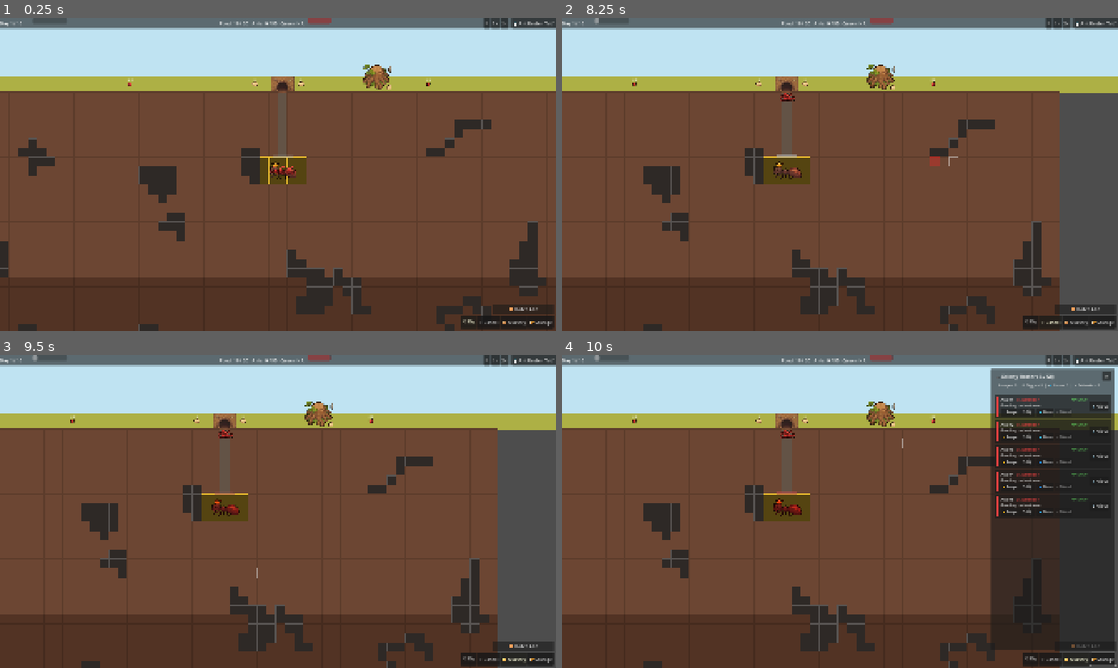
Above: before the commit, frames 1-4 (two rows, left to right).
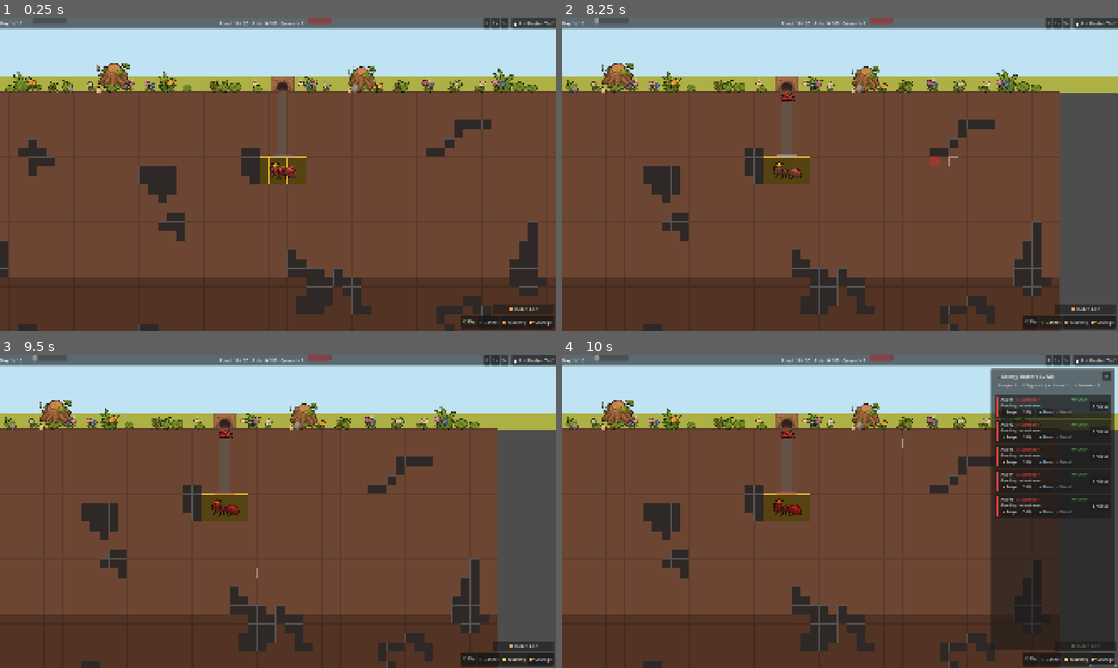
Above: after the commit, the same moments.

Repository: AslanMurzalin/Ant-Colony
Game: Godot game, scene res://scenes/main/main.tscn
Two runs of this game, one before a commit and one after it. Both use one fixed random seed, a clock stepped at 60 frames per second and the inputs below.
Inputs (mouse positions are in pixels of both pictures, inside the frame that each line leads up to):
- Up to frame 1 (0.25 s): no input
- Up to frame 2 (8.25 s): click "⏸" at 0.5 s; click "1×" at 1.25 s; click "2×" at 2 s; click "📋 Ant Roster [Tab]" at 2.75 s; click "🥚 Hatch Ant" at 3.5 s; click "⛏ Dig" at 4.25 s; click "🥚 Nursery" at 5 s; click "🍞 Storage" at 5.75 s; click "✕" at 6.5 s; click "✕ Cancel" at 7.25 s; move the mouse to (962, 158) at 8.02 s; hold Right (ui_right) from 8.03 s (still down); hold Shift from 8.03 s (still down); click (962, 158) at 8.17 s
- Up to frame 3 (9.5 s): release Right (ui_right) at 8.75 s; release Shift at 8.75 s; tap Enter at 8.75 s; drag from (166, 527) to (250, 574) at 8.77 s
- Up to frame 4 (10 s): tap Space at 9.5 s; move the mouse to (895, 442) at 9.52 s; hold Right (ui_right) from 9.53 s (still down); tap Tab at 9.6 s

The runs differ from the first frame. In frame 1, 2.4% of the frame differs, in the area x 0-97%, y 14-24%; in frame 2, 2.2%; in frame 3, 2.2%; in frame 4, 1.9%.

Commit message:
feat(nature): implement procedural surface decor spawner with bottom-center pivot and scale jitter

Diff:
--- a/scenes/main/main.tscn
+++ b/scenes/main/main.tscn
@@ -18,6 +18,7 @@
 [ext_resource type="PackedScene" path="res://scenes/ui/ant_roster_controller.tscn" id="17_roster"]
 [ext_resource type="Script" path="res://scripts/grid/selection_controller.gd" id="18_selection"]
 [ext_resource type="PackedScene" path="res://scenes/ui/selection_popup.tscn" id="19_popup"]
+[ext_resource type="Script" path="res://scripts/nature/surface_decor_spawner.gd" id="20_decor"]
 
 [node name="Main" type="Node2D"]
 script = ExtResource("1_main")
@@ -40,10 +41,8 @@
 mouse_filter = 2
 color = Color(0.678, 0.69, 0.27, 1)
 
-[node name="TreeStump" type="Sprite2D" parent="Background"]
-position = Vector2(1300, 205)
-scale = Vector2(0.8, 0.8)
-texture = ExtResource("16_stump")
+[node name="SurfaceDecor" type="Node2D" parent="Background"]
+script = ExtResource("20_decor")
 
 [node name="AnthillEntrance" type="Sprite2D" parent="Background"]
 position = Vector2(976, 230)
--- /dev/null
+++ b/scripts/nature/surface_decor_spawner.gd
@@ -0,0 +1,87 @@
+class_name SurfaceDecorSpawner
+extends Node2D
+
+## Спавнер декораций поверхности (деревья, пни, кусты, камни и цветы).
+## Автоматически расставляет элементы вдоль линии земли при старте игры.
+
+@export var surface_y: float = 256.0           ## Высота поверхности земли (Y = row 8 * 32)
+@export var map_width: float = 1920.0          ## Ширина игровой зоны
+@export var entrance_x: float = 976.0          ## Координата входа в муравейник (чтобы не перекрывать нору)
+@export var entrance_clear_radius: float = 80.0 ## Радиус свободного пространства вокруг норы
+
+# Текстуры для декораций
+const TEXTURES_LARGE: Array[String] = [
+	"res://assets/sprites_topdown/tree_stump.png",
+	"res://assets/nature/bush_tall.png",
+	"res://assets/nature/grass_bush.png",
+]
+
+const TEXTURES_SMALL: Array[String] = [
+	"res://assets/nature/stone_medium.png",
+	"res://assets/nature/stone_small.png",
+	"res://assets/nature/stone_pebble.png",
+	"res://assets/nature/flower_white.png",
+	"res://assets/nature/flower_yellow.png",
+	"res://assets/nature/flower_pink.png",
+	"res://assets/nature/clover.png",
+]
+
+
+func _ready() -> void:
+	z_index = 1
+	generate_surface_decorations()
+
+
+## Генерация декораций вдоль поверхности карты
+func generate_surface_decorations() -> void:
+	# Очищаем старые дочерние узлы, если уже генерировали
+	for child in get_children():
+		child.queue_free()
+
+	# 1. Расстановка крупных объектов (деревья, пни, крупные кусты) с шагом ~140-200px
+	var current_x: float = randf_range(40.0, 100.0)
+	while current_x < map_width - 60.0:
+		# Пропускаем зону входа в муравейник
+		if absf(current_x - entrance_x) > entrance_clear_radius:
+			var tex_path: String = TEXTURES_LARGE.pick_random()
+			_spawn_prop(tex_path, current_x, surface_y, 0.75, 1.15)
+		current_x += randf_range(130.0, 210.0)
+
+	# 2. Расстановка мелких объектов (камни, цветы, трава) для детализации
+	current_x = randf_range(20.0, 60.0)
+	while current_x < map_width - 30.0:
+		if absf(current_x - entrance_x) > entrance_clear_radius * 0.6:
+			var tex_path: String = TEXTURES_SMALL.pick_random()
+			_spawn_prop(tex_path, current_x, surface_y, 0.65, 1.0)
+		current_x += randf_range(50.0, 95.0)
+
+
+## Создание экземпляра Sprite2D с выравниванием pivot по основанию (внизу по центру)
+func _spawn_prop(texture_path: String, pos_x: float, pos_y: float, min_scale: float, max_scale: float) -> void:
+	if not ResourceLoader.exists(texture_path):
+		return
+
+	var tex: Texture2D = load(texture_path)
+	if tex == null:
+		return
+
+	var sprite: Sprite2D = Sprite2D.new()
+	sprite.texture = tex
+
+	# Смещаем pivot так, чтобы точка привязки была у основания (внизу по центру)
+	# В Godot Sprite2D при centered = true origin находится в (0, 0),
+	# а offset.y = -height / 2 поднимает спрайт ровно над базовой линией Y.
+	sprite.centered = true
+	sprite.offset = Vector2(0.0, -float(tex.get_height()) * 0.5)
+
+	# Случайный масштаб (scale) и отражение по горизонтали
+	var s: float = randf_range(min_scale, max_scale)
+	sprite.scale = Vector2(s, s)
+	sprite.flip_h = randf() > 0.5
+
+	# Небольшое случайное смещение по X и Y для естественности
+	var jitter_x: float = randf_range(-12.0, 12.0)
+	var jitter_y: float = randf_range(-2.0, 2.0)
+	sprite.position = Vector2(pos_x + jitter_x, pos_y + jitter_y)
+
+	add_child(sprite)
Binary file added: assets/nature/bush_tall.png
Binary file added: assets/nature/clover.png
Binary file added: assets/nature/flower_pink.png
Binary file added: assets/nature/flower_white.png
Binary file added: assets/nature/flower_yellow.png
Binary file added: assets/nature/grass_bush.png
Binary file added: assets/nature/stone_medium.png
Binary file added: assets/nature/stone_pebble.png
Binary file added: assets/nature/stone_small.png
Binary file added: assets/tiles/soil_tiles_sheet.png
Binary file added: assets/tiles/tunnel_tiles_sheet.png
Not shown, changed: Contracts.md
